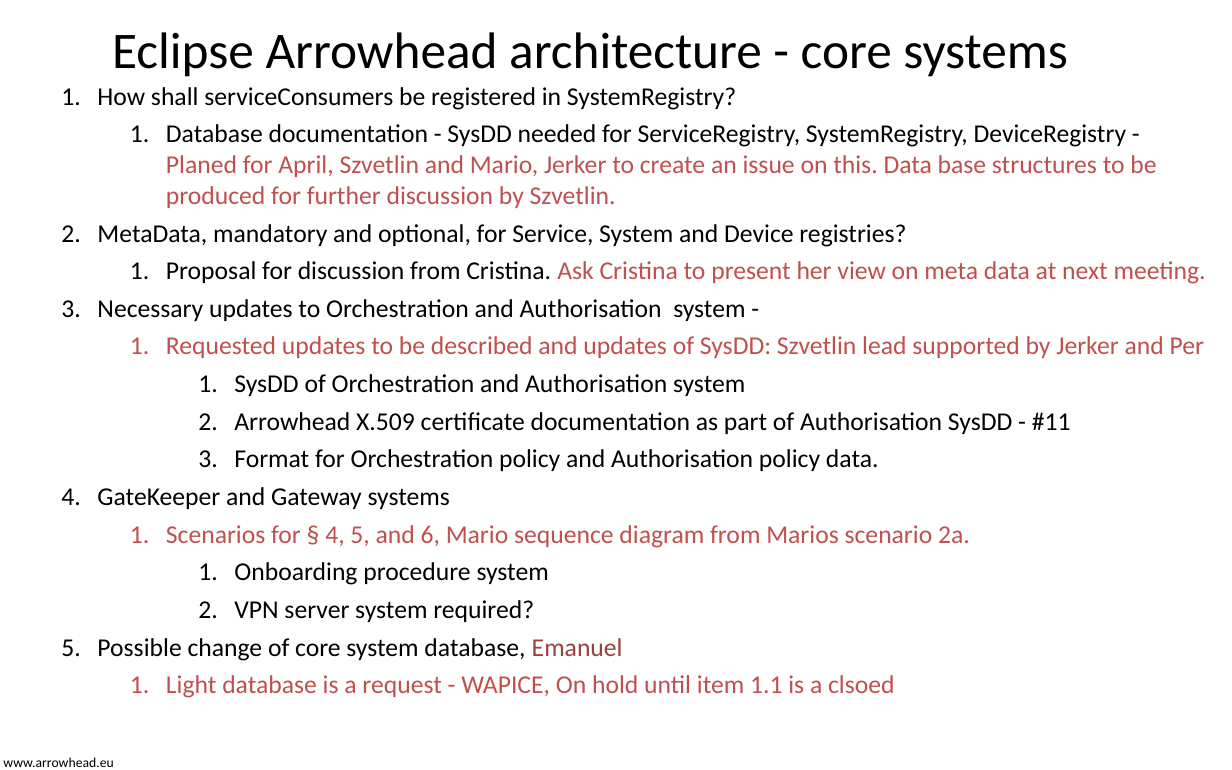
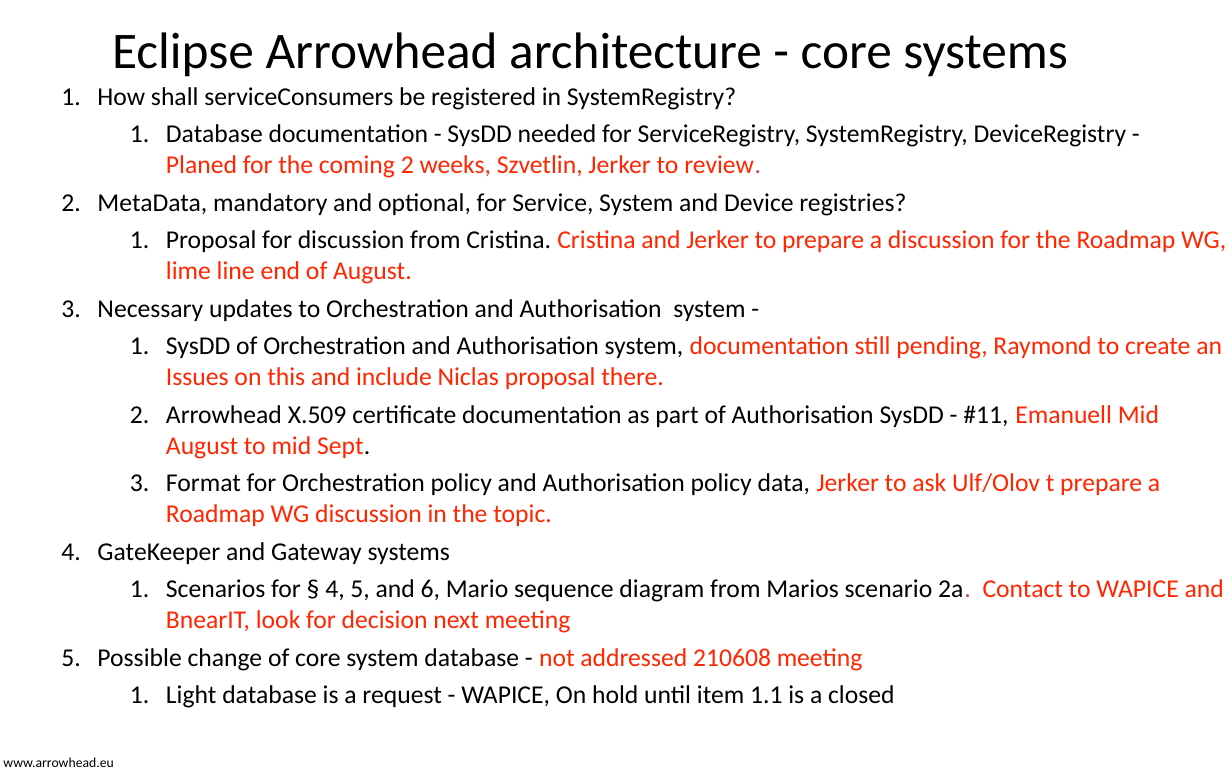
Before and after one commit to eclipse-arrowhead/roadmap, a slide deck: slide 3 of Roadmap_WG/210609/Architecture WG_core_system_considerations_210609.pptx. Drawn at 1232x770 pixels with LibreOffice and Linux fonts; fonts in the diff are those of the drawing; background and template pictures are left out. Boxes give left, top, right and bottom in pixels: in the first picture for what was removed or moved away, otherwise in the second. Text is boxed around its words. In the diff, an @@ line names an element or a change of style, - is before the commit and + after.

Commit message:
Roadmap WG MoM 210609
Including Documentation strategy in the Roadmap governance document

```diff
--- a/Roadmap_WG/210609/Architecture WG_core_system_considerations_210609.pptx
+++ b/Roadmap_WG/210609/Architecture WG_core_system_considerations_210609.pptx
@@ text at bbox=[166, 124, 1127, 178]: text changed; text colour #C0504D to #000000 @@
-  1. Database documentation - SysDD needed for ServiceRegistry, SystemRegistry, DeviceRegistry -
-     Planed for April, Szvetlin and Mario, Jerker to create an issue on this. Data base structures to be produced for further discussion by Szvetlin.
+  1. Database documentation - SysDD needed for ServiceRegistry, SystemRegistry, DeviceRegistry -
+     Planed for the coming 2 weeks, Szvetlin, Jerker to review.
@@ text at bbox=[166, 230, 1226, 284]: text changed; text colour #C0504D to #FF2600 @@
-  1. Proposal for discussion from Cristina. Ask Cristina to present her view on meta data at next meeting.
+  1. Proposal for discussion from Cristina. Cristina and Jerker to prepare a discussion for the Roadmap WG, lime line end of August.
@@ text at bbox=[166, 336, 1222, 526]: text changed; text colour #000000 to #FF2600 @@
-  1. Requested updates to be described and updates of SysDD: Szvetlin lead supported by Jerker and Per
-    1. SysDD of Orchestration and Authorisation system
-    2. Arrowhead X.509 certificate documentation as part of Authorisation SysDD - #11
-    3. Format for Orchestration policy and Authorisation policy data.
+  1. SysDD of Orchestration and Authorisation system, documentation still pending, Raymond to create an Issues on this and include Niclas proposal there.
+  2. Arrowhead X.509 certificate documentation as part of Authorisation SysDD - #11, Emanuell Mid August to mid Sept.
+  3. Format for Orchestration policy and Authorisation policy data, Jerker to ask Ulf/Olov t prepare a Roadmap WG discussion in the topic.
@@ text at bbox=[97, 579, 1224, 708]: text changed; text colour #C0504D to #000000 @@
-  1. Scenarios for § 4, 5, and 6, Mario sequence diagram from Marios scenario 2a.
-    1. Onboarding procedure system
-    2. VPN server system required?
-5. Possible change of core system database, Emanuel
-  1. Light database is a request - WAPICE, On hold until item 1.1 is a clsoed
+  1. Scenarios for § 4, 5, and 6, Mario sequence diagram from Marios scenario 2a. Contact to WAPICE and BnearIT, look for decision next meeting
+5. Possible change of core system database - not addressed 210608 meeting
+  1. Light database is a request - WAPICE, On hold until item 1.1 is a closed
```
Also in this commit, not shown: 1 other slide changed, 6 other files.
